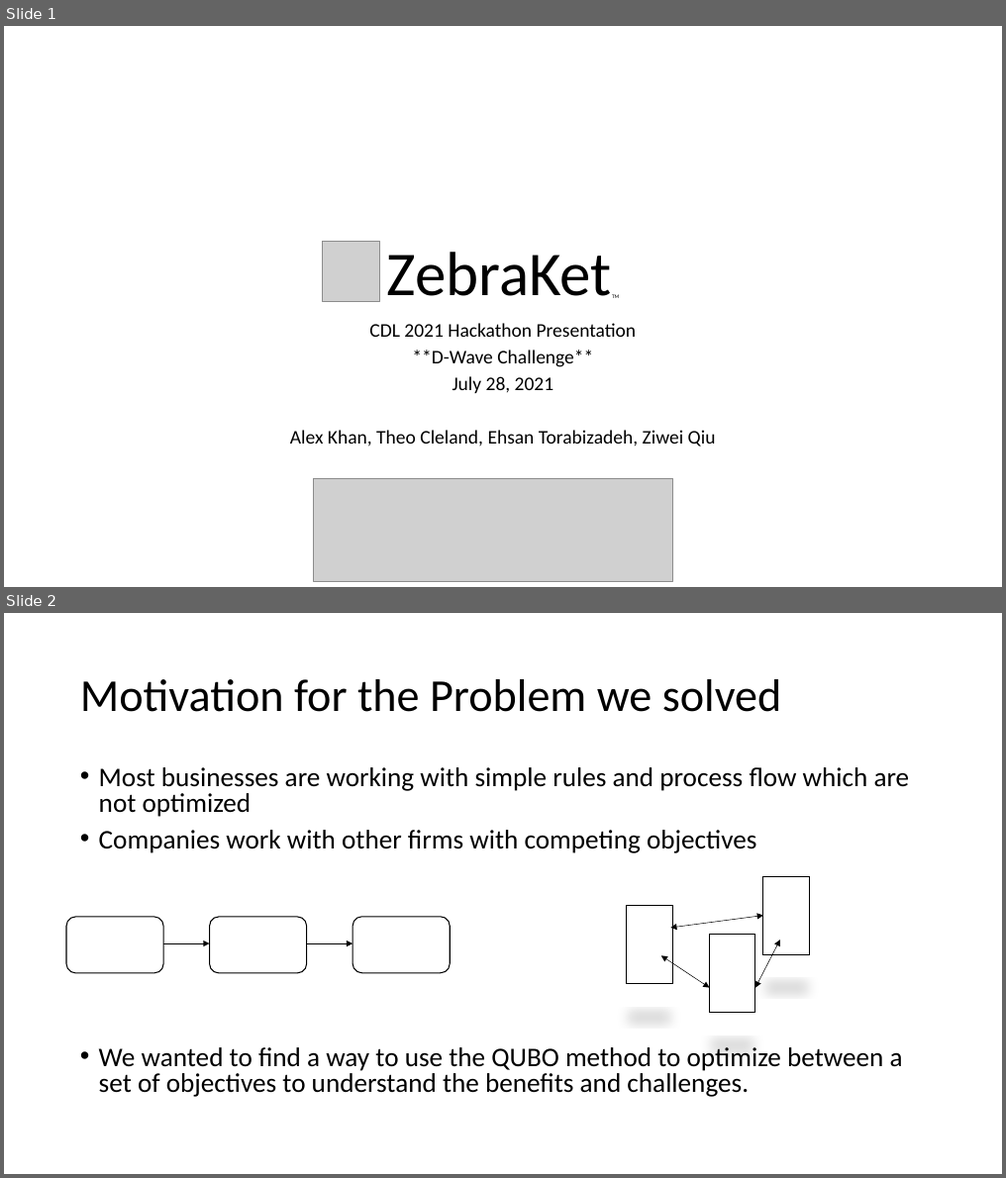
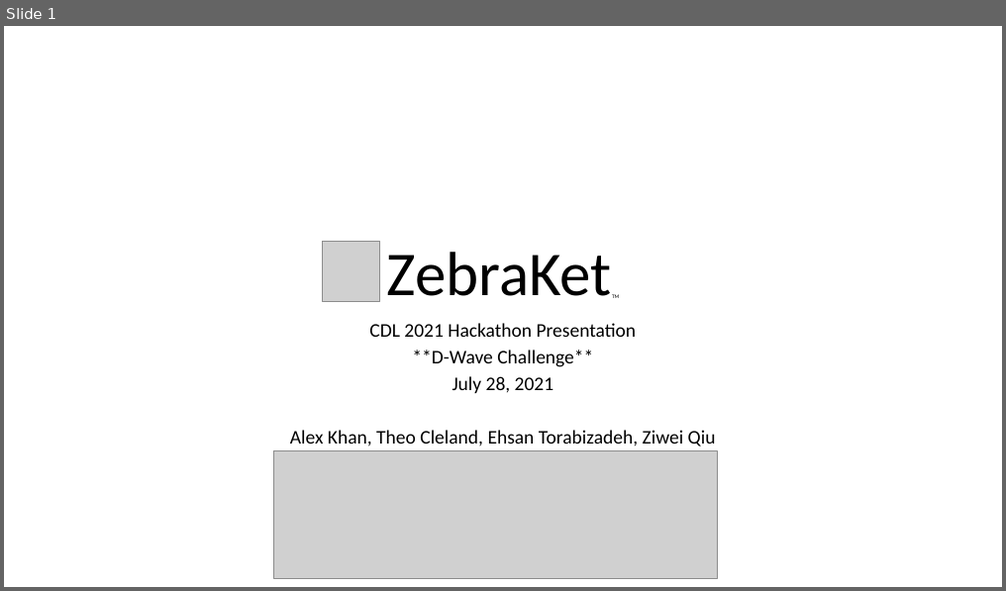
Before and after one commit to CDL-Quantum/Hackathon2021, a slide deck: ZebraKet/ZebraKet.pptx. Shown one above the other, each under a label of ours: slides 1 and 2 before the commit, slide 1 after it. The pictures are 1006x1178 and 1006x591 pixels, drawn with LibreOffice and Linux fonts; fonts in the diff are those of the drawing; grey boxes stand for pictures. Boxes give left, top, right and bottom in pixels: in the first picture for what was removed or moved away, otherwise in the second. Text is boxed around its words. In the diff, an @@ line names an element or a change of style, - is before the commit and + after.

Commit message:
Updated powerpoint and images

```diff
--- a/ZebraKet/ZebraKet.pptx
+++ b/ZebraKet/ZebraKet.pptx
@@ slide 2 removed at (4,613,1002,1174), background #FFFFFF @@
@@ title removed at (80,679,782,712) @@
-Motivation for the Problem we solved
@@ text removed at (99,767,910,1097) @@
-• Most businesses are working with simple rules and process flow which are not optimized
-• Companies work with other firms with competing objectives
-• We wanted to find a way to use the QUBO method to optimize between a set of objectives to understand the benefits and challenges.
@@ rectangle removed at (763,876,809,956) @@
@@ rectangle removed at (627,906,672,984) @@
@@ rounded rectangle removed at (66,917,163,973) @@
@@ rounded rectangle removed at (210,917,307,973) @@
@@ rounded rectangle removed at (352,917,450,973) @@
@@ double arrow removed from (671, 928) to (763, 916) @@
@@ rectangle removed at (710,934,755,1013) @@
@@ arrow removed from (163, 944) to (210, 944) @@
@@ arrow removed from (307, 944) to (352, 944) @@
@@ double arrow removed from (710, 988) to (661, 956) @@
@@ double arrow removed from (755, 988) to (780, 940) @@
@@ slide 1 changed as well @@
@@ picture: place and size @@
-picture at (313,478,673,581)
+picture at (273,452,718,578)
```
Also in this commit, not shown: 4 slides added, 2 other slides removed, 2 other files.
